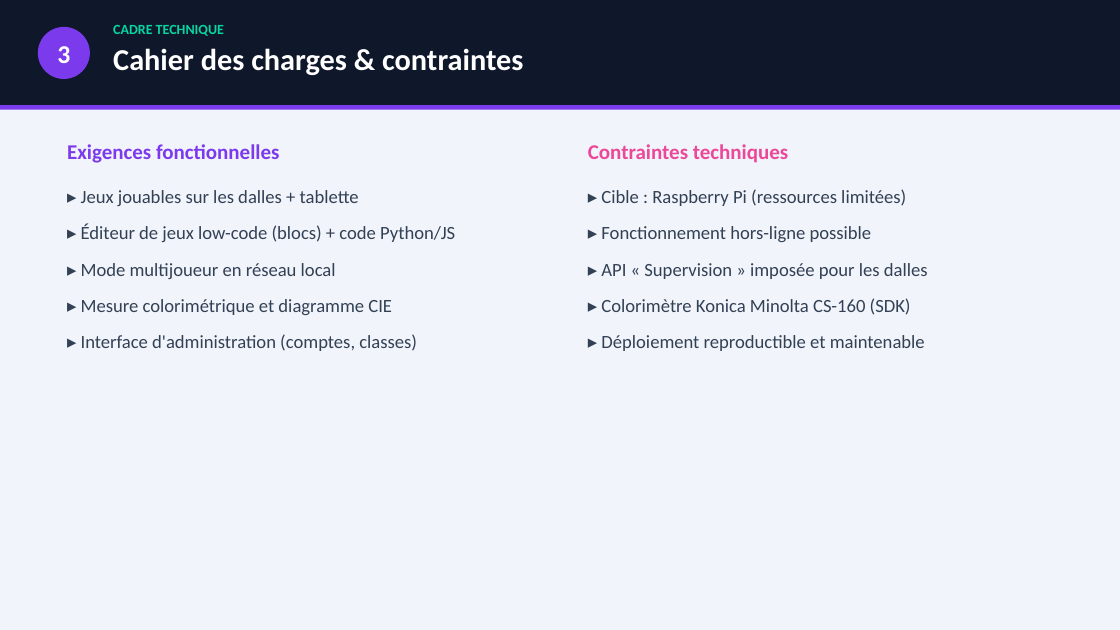
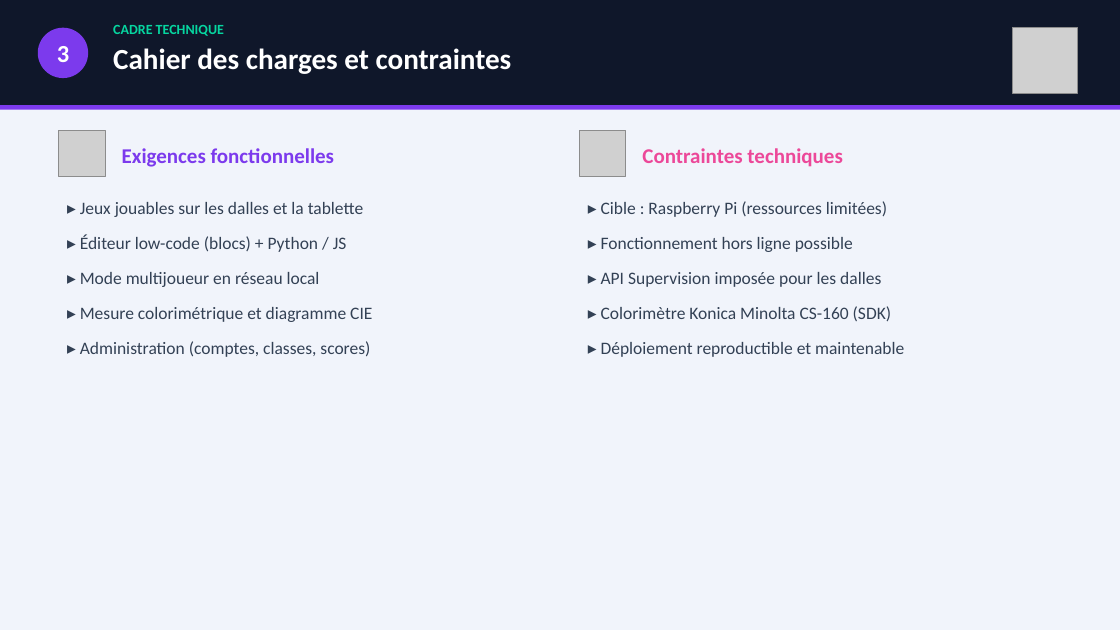
Before and after one commit to NewGenesisAgency/color_room, a slide deck: slide 6 of ColorRoom_Presentation_BTS_CIEL.pptx (slide 5 before the commit). Drawn at 1120x630 pixels with LibreOffice and Linux fonts; fonts in the diff are those of the drawing; grey boxes stand for pictures. Boxes give left, top, right and bottom in pixels: in the first picture for what was removed or moved away, otherwise in the second. Text is boxed around its words. In the diff, an @@ line names an element or a change of style, - is before the commit and + after.

```diff
--- a/ColorRoom_Presentation_BTS_CIEL.pptx
+++ b/ColorRoom_Presentation_BTS_CIEL.pptx
@@ ellipse "3" at (x1=38, y1=28, x2=88, y2=78): size 22 to 21 pt @@
@@ picture added at (x1=1012, y1=28, x2=1078, y2=93) @@
@@ text at (x1=113, y1=48, x2=512, y2=74): text changed; size 26 to 25 pt @@
-Cahier des charges & contraintes
+Cahier des charges et contraintes
@@ picture added at (x1=59, y1=130, x2=105, y2=176) @@
@@ text "Exigences fonctionnelles" moved from (x1=67, y1=144, x2=279, y2=163) to (x1=122, y1=148, x2=334, y2=167) @@
@@ text "Exigences fonctionnelles" at (x1=122, y1=148, x2=334, y2=167): vertical alignment top to middle @@
@@ picture added at (x1=580, y1=130, x2=626, y2=176) @@
@@ text "Contraintes techniques" at (x1=642, y1=148, x2=842, y2=167): vertical alignment top to middle @@
@@ text "Contraintes techniques" moved from (x1=588, y1=144, x2=788, y2=163) to (x1=642, y1=148, x2=842, y2=167) @@
@@ text "▸ Jeux jouables sur les ..." moved from (x1=81, y1=190, x2=455, y2=351) to (x1=80, y1=202, x2=372, y2=357) @@
@@ text at (x1=80, y1=202, x2=363, y2=252): text changed; size 16 to 15 pt @@
-▸ Jeux jouables sur les dalles + tablette
-▸ Éditeur de jeux low-code (blocs) + code Python/JS
+▸ Jeux jouables sur les dalles et la tablette
+▸ Éditeur low-code (blocs) + Python / JS
@@ text "▸ Cible : Raspberry Pi ..." moved from (x1=601, y1=189, x2=928, y2=351) to (x1=601, y1=201, x2=904, y2=357) @@
@@ text at (x1=601, y1=201, x2=904, y2=357): size 16 to 15 pt in "▸ Cible : Raspberry Pi (ressources limitées)", "▸ Colorimètre Konica Minolta CS-160 (SDK)", "▸ Déploiement reproductible et maintenable" @@
@@ text at (x1=601, y1=237, x2=881, y2=287): text changed; size 16 to 15 pt @@
-▸ Fonctionnement hors-ligne possible
-▸ API « Supervision » imposée pour les dalles
+▸ Fonctionnement hors ligne possible
+▸ API Supervision imposée pour les dalles
@@ text at (x1=80, y1=272, x2=372, y2=322): size 16 to 15 pt in "▸ Mode multijoueur en réseau local", "▸ Mesure colorimétrique et diagramme CIE" @@
@@ text at (x1=80, y1=341, x2=370, y2=357): text changed; size 16 to 15 pt @@
-▸ Interface d'administration (comptes, classes)
+▸ Administration (comptes, classes, scores)
```
Also in this commit, not shown: 18 other slides changed, 2 slides added, 24 other files.
